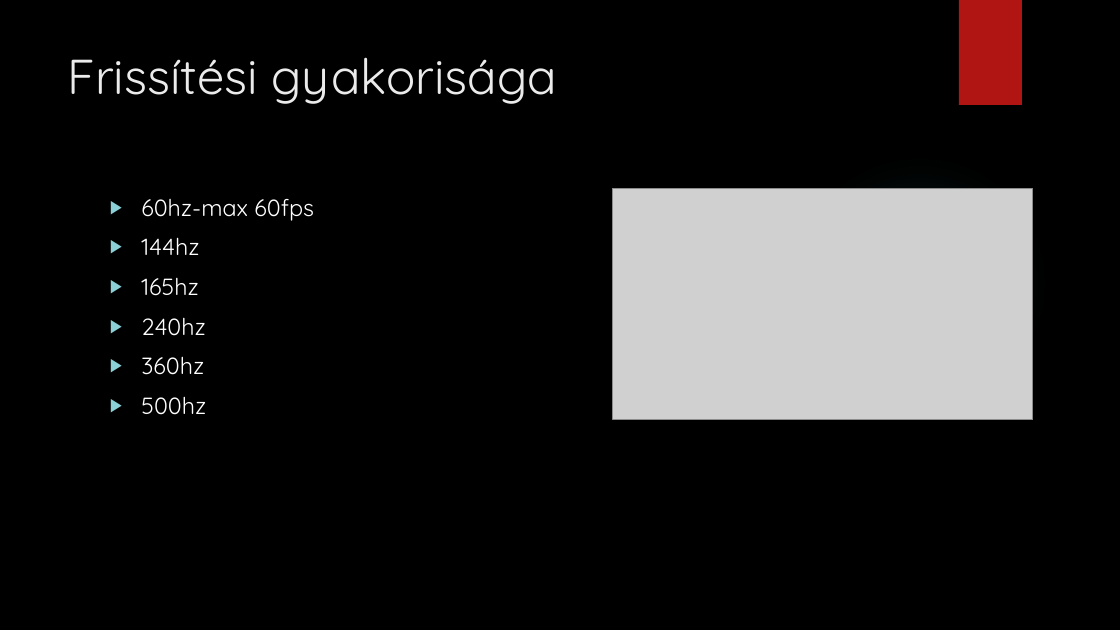
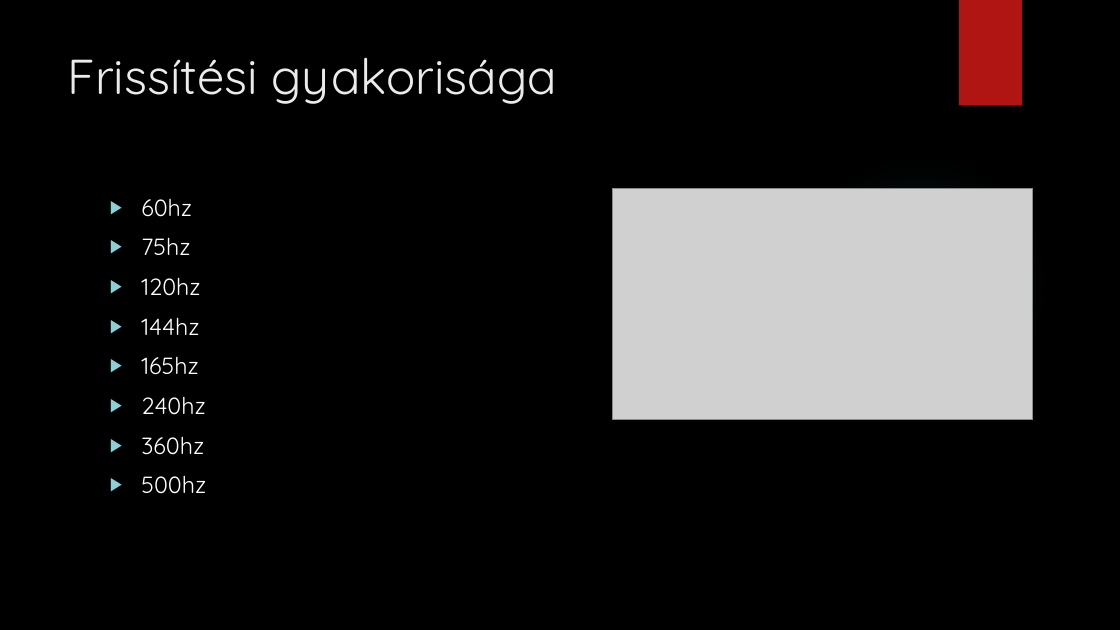
Before and after one commit to peterdaviid/pptkeszites2, a slide deck: slide 3 of Monitorok.pptx. Drawn at 1120x630 pixels with LibreOffice and Linux fonts; fonts in the diff are those of the drawing; grey boxes stand for pictures; background and template pictures are left out. Boxes give left, top, right and bottom in pixels: in the first picture for what was removed or moved away, otherwise in the second. Text is boxed around its words. In the diff, an @@ line names an element or a change of style, - is before the commit and + after.

```diff
--- a/Monitorok.pptx
+++ b/Monitorok.pptx
@@ text at [141, 199, 200, 296]: text changed @@
-▶ 60hz-max 60fps
+▶ 60hz
+▶ 75hz
+▶ 120hz
```
Also in this commit, not shown: 4 other slides changed, 1 slide added, 1 slide removed.
